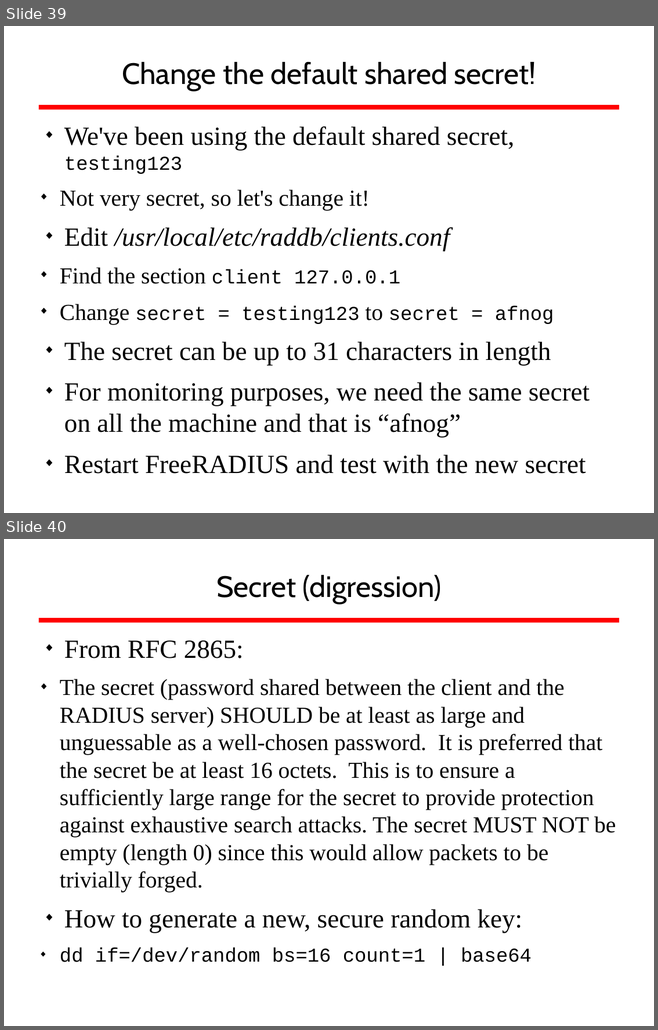
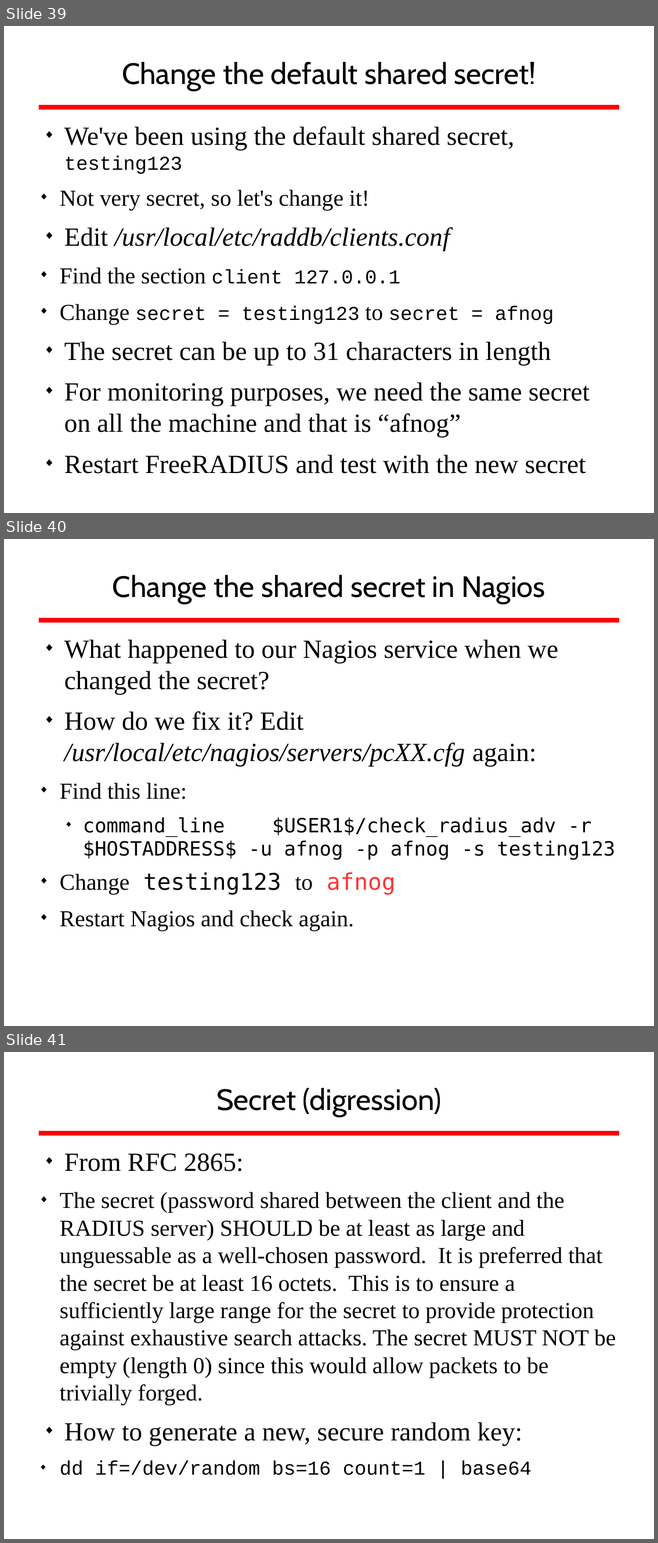
Before and after one commit to afnog/sse, a slide deck: radius/radius_presentation.odp. Shown one above the other, each under a label of ours: slides 39 and 40 before the commit, slides 39, 40 and 41 after it. The pictures are 658x1030 and 658x1543 pixels, drawn with LibreOffice and Linux fonts; fonts in the diff are those of the drawing; background and template pictures are left out. Boxes give left, top, right and bottom in pixels: in the first picture for what was removed or moved away, otherwise in the second. Text is boxed around its words. In the diff, an @@ line names an element or a change of style, - is before the commit and + after.

```diff
--- a/radius/radius_presentation.odp
+++ b/radius/radius_presentation.odp
@@ slide 40 added at [4,539,654,1026], background #FFFFFF; not listed: 1 template element that a slide beside it also shows @@
@@ title added at [112,575,545,603], 36 pt, text #000000 @@
+Change the shared secret in Nagios
@@ text added at [60,639,615,931], 32 pt, text #000000 @@
+◆ What happened to our Nagios service when we changed the secret?
+◆ How do we fix it? Edit /usr/local/etc/nagios/servers/pcXX.cfg again:
+  ◆ Find this line:
+    ◆ command_line $USER1$/check_radius_adv -r $HOSTADDRESS$ -u afnog -p afnog -s testing123
+  ◆ Change testing123 to afnog
+  ◆ Restart Nagios and check again.
@@ what was slide 40 is now slide 41 @@
```
Also in this commit, not shown: 1 other file.
